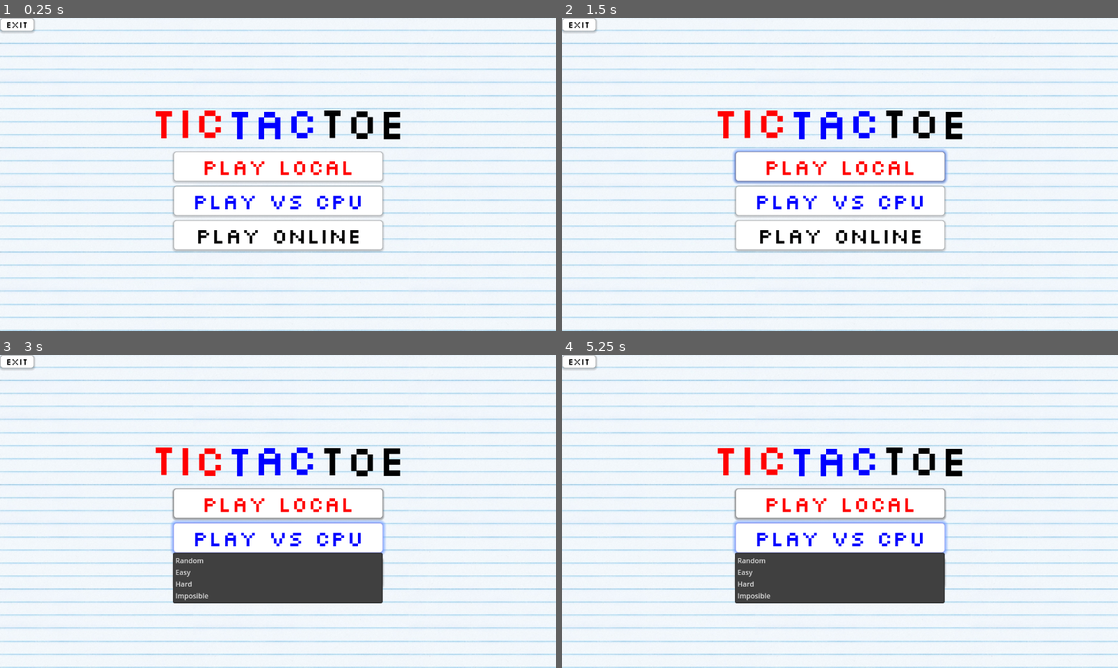
Above: before the commit, frames 1-4 (two rows, left to right).
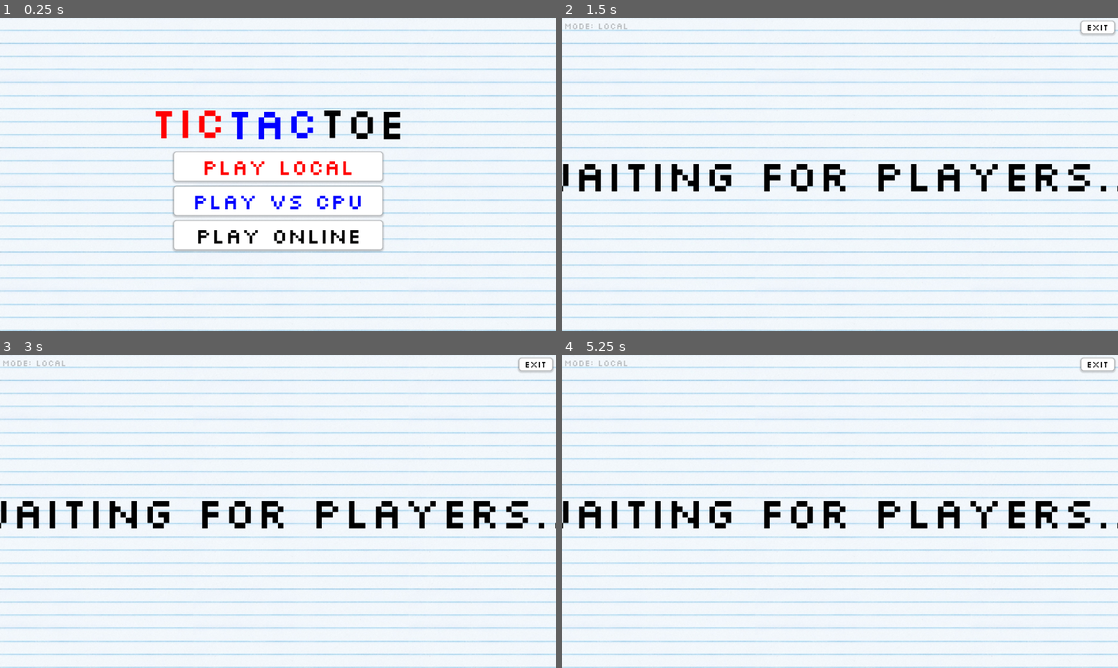
Above: after the commit, the same moments.

Repository: Neo-Ciber94/godot_tic_tac_toe
Game: Godot game, scene res://ui/scenes/main_menu.tscn
Two runs of this game, one before a commit and one after it. Both use one fixed random seed, a clock stepped at 60 frames per second and the inputs below.
Inputs (mouse positions are in pixels of both pictures, inside the frame that each line leads up to):
- Up to frame 1 (0.25 s): no input
- Up to frame 2 (1.5 s): click "Play Online" at 0.5 s; click (840, 165) at 1.25 s, where only the run before the commit has a clickable "Play Local"
- Up to frame 3 (3 s): click (278, 502) at 2 s, where only the run before the commit has a clickable "Play Local"; click (278, 536) at 2.75 s, where only the run before the commit has a clickable "Play vs CPU"
- Up to frame 4 (5.25 s): click (840, 536) at 3.5 s, where only the run before the commit has a clickable "Play vs CPU"; click (840, 502) at 4.25 s, where only the run before the commit has a clickable "Play Local"; click (840, 536) at 5 s, where only the run before the commit has a clickable "Play vs CPU"

The runs differ from the first frame. In frame 1, 0.1% of the frame differs, in the area x 0-7%, y 0-5%; in frame 2, 9.0%; in frame 3, 13%, in the area x 0-100%, y 0-80%; in frame 4, 13%.
Error before the commit: Parse Error: Could not find type "Game" in the current scope. (res://ui/scenes/main_menu.gd:21)

Commit message:
reposition exit button

Diff:
--- a/ui/scenes/local_game.tscn
+++ b/ui/scenes/local_game.tscn
@@ -13,13 +13,11 @@
 
 [node name="Background" parent="." instance=ExtResource("2_dwi3w")]
 
-[node name="ExitButton" parent="Background" instance=ExtResource("3_o5r27")]
-layout_mode = 0
-anchors_preset = 0
-
 [node name="Board" parent="." instance=ExtResource("3_qnt06")]
 
 [node name="ResultMessage" parent="." instance=ExtResource("4_qnt06")]
 visible = false
 
 [node name="GameModeLabel" parent="." instance=ExtResource("5_jx47x")]
+
+[node name="ExitButton" parent="." instance=ExtResource("3_o5r27")]
--- a/ui/scenes/main_menu.gd
+++ b/ui/scenes/main_menu.gd
@@ -10,15 +10,20 @@
 	play_online_btn.pressed.connect(_on_play_online)
 
 func _on_play_local():
-	_load_scene(Game.Mode.LOCAL)
+	_load_scene(Constants.GameMode.LOCAL)
 
 func _on_play_vs_cpu(difficulty: CpuPlayer.Difficulty):
-	_load_scene(Game.Mode.CPU, difficulty)
+	_load_scene(Constants.GameMode.CPU, difficulty)
 
 func _on_play_online():
-	_load_scene(Game.Mode.ONLINE);
+	_load_scene(Constants.GameMode.ONLINE);
 
-func _load_scene(mode: Game.Mode, difficulty: CpuPlayer.Difficulty = CpuPlayer.Difficulty.RANDOM):
-	GameConfig.game_mode = mode;
-	GameConfig.difficulty = difficulty;
-	get_tree().change_scene_to_file("res://ui/game.tscn")
+func _load_scene(mode: Constants.GameMode, difficulty: CpuPlayer.Difficulty = CpuPlayer.Difficulty.RANDOM):
+	Application.game_mode = mode;
+	Application.difficulty = difficulty;
+
+	match mode:
+		Constants.GameMode.LOCAL, Constants.GameMode.CPU:
+			get_tree().change_scene_to_file("res://ui/scenes/local_game.tscn")
+		Constants.GameMode.ONLINE:
+			get_tree().change_scene_to_file("res://ui/scenes/online_game.tscn")
--- a/ui/scenes/main_menu.tscn
+++ b/ui/scenes/main_menu.tscn
@@ -8,7 +8,6 @@
 [ext_resource type="StyleBox" uid="uid://inq4sf0eei6u" path="res://art/styles/button_hover.tres" id="5_48hjw"]
 [ext_resource type="PackedScene" uid="uid://dps2mir7ylw1d" path="res://scripts/resize_screen.tscn" id="7_hsxsj"]
 [ext_resource type="PackedScene" uid="uid://00niqossu4ex" path="res://ui/server_indicator.tscn" id="8_afilx"]
-[ext_resource type="PackedScene" uid="uid://b3ip1iq14gssr" path="res://ui/exit_button.tscn" id="9_xh8ku"]
 
 [node name="MainMenu" type="Control"]
 layout_mode = 3
@@ -139,20 +138,8 @@
 [node name="ScreenScaler" parent="." instance=ExtResource("7_hsxsj")]
 
 [node name="ServerIndicator" parent="." instance=ExtResource("8_afilx")]
-visible = true
 layout_mode = 1
 offset_left = -180.0
 offset_top = -39.0
 offset_right = 0.0
 offset_bottom = 0.0
-
-[node name="ExitButton" parent="." instance=ExtResource("9_xh8ku")]
-layout_mode = 0
-anchors_preset = 0
-anchor_left = 0.0
-anchor_right = 0.0
-offset_left = 0.0
-offset_top = 0.0
-offset_right = 79.0
-offset_bottom = 31.0
-grow_horizontal = 1
--- a/ui/scenes/online_game.tscn
+++ b/ui/scenes/online_game.tscn
@@ -14,11 +14,6 @@
 
 [node name="Background" parent="." instance=ExtResource("2_xx145")]
 
-[node name="ExitButton" parent="Background" instance=ExtResource("3_cxq4h")]
-layout_mode = 0
-anchors_preset = 0
-script = ExtResource("4_nnyyo")
-
 [node name="Board" parent="." instance=ExtResource("3_mp2bn")]
 
 [node name="GameModeLabel" parent="." instance=ExtResource("4_5ktll")]
@@ -27,3 +22,6 @@
 visible = false
 
 [node name="ServerIndicator" parent="." instance=ExtResource("6_5ktll")]
+
+[node name="ExitButton" parent="." instance=ExtResource("3_cxq4h")]
+script = ExtResource("4_nnyyo")
Not shown: 1 places in ui/scenes/main_menu.tscn that only renumber resources
